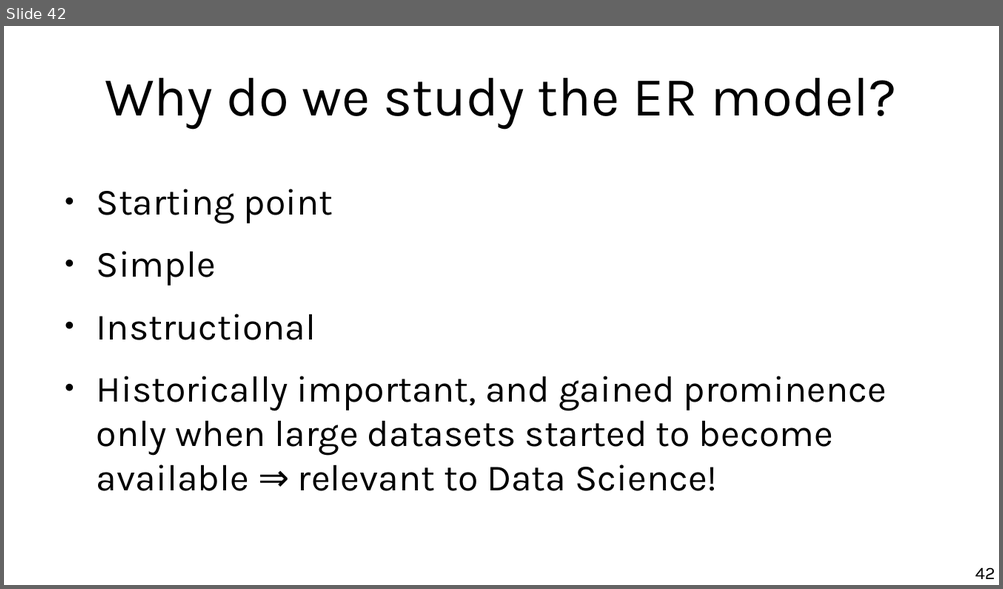
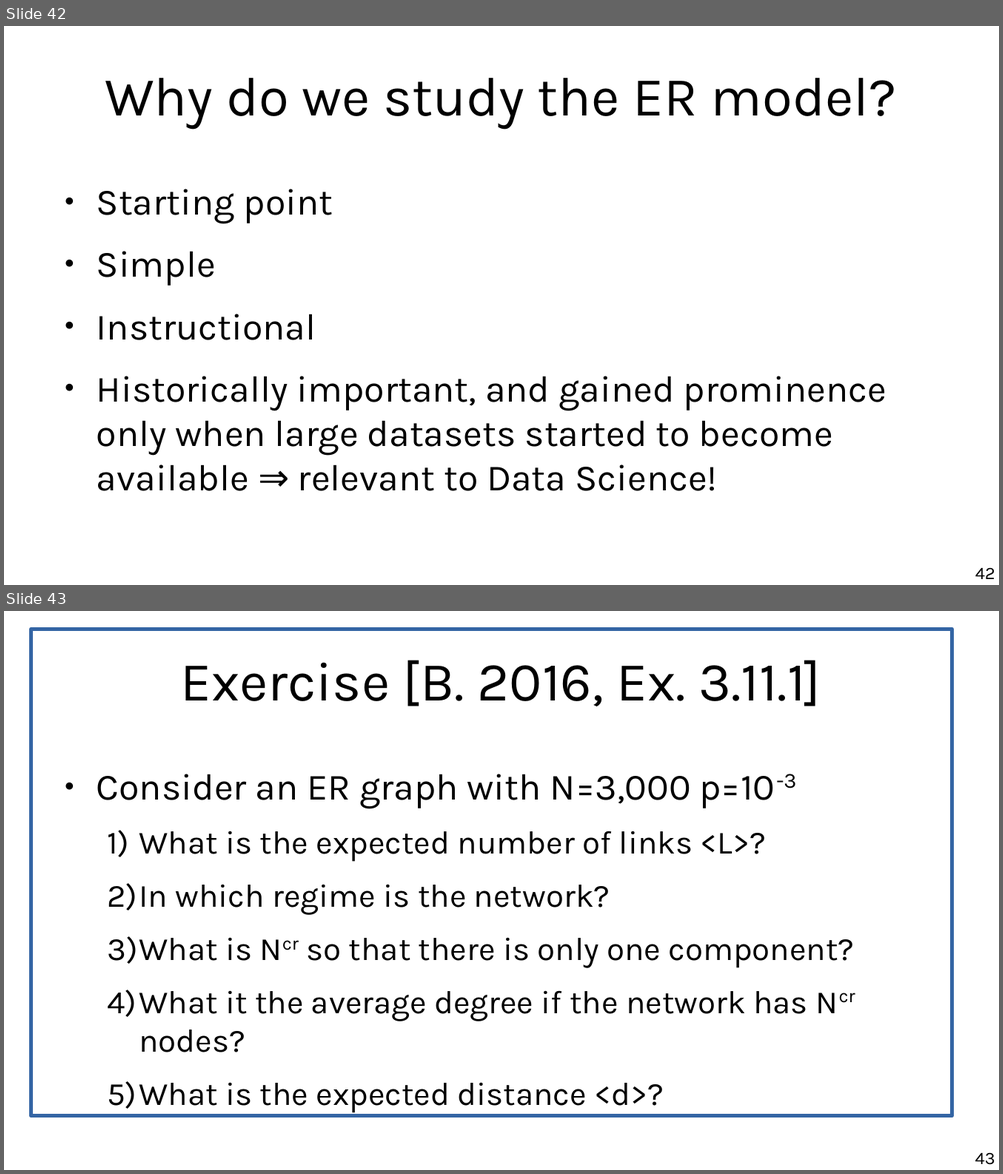
Before and after one commit to chatox/networks-science-course, a slide deck: theory/tt03_random_networks.odp. Shown one above the other, each under a label of ours: slide 42 before the commit, slides 42 and 43 after it. The pictures are 1003x589 and 1003x1174 pixels, drawn with LibreOffice and Linux fonts; fonts in the diff are those of the drawing. Boxes give left, top, right and bottom in pixels: in the first picture for what was removed or moved away, otherwise in the second. Text is boxed around its words. In the diff, an @@ line names an element or a change of style, - is before the commit and + after.

```diff
--- a/theory/tt03_random_networks.odp
+++ b/theory/tt03_random_networks.odp
@@ slide 43 added at (x1=4, y1=611, x2=999, y2=1170), background #FFFFFF @@
@@ rectangle added at (x1=31, y1=629, x2=952, y2=1116), outline #3465A4 3 pt @@
@@ title added at (x1=180, y1=660, x2=820, y2=706), 44 pt, text #000000 @@
+Exercise [B. 2016, Ex. 3.11.1]
@@ text added at (x1=96, y1=774, x2=854, y2=1113), 25.9 pt, text #000000 @@
+● Consider an ER graph with N=3,000 p=10-3
+  1) What is the expected number of links <L>?
+  2) In which regime is the network?
+  3) What is Ncr so that there is only one component?
+  4) What it the average degree if the network has Ncr nodes?
+  5) What is the expected distance <d>?
@@ page number added at (x1=975, y1=1153, x2=995, y2=1165), 14 pt, text #000000 @@
+43
```
Also in this commit, not shown: 3 slides changed, 4 other slides added, 1 other file.
